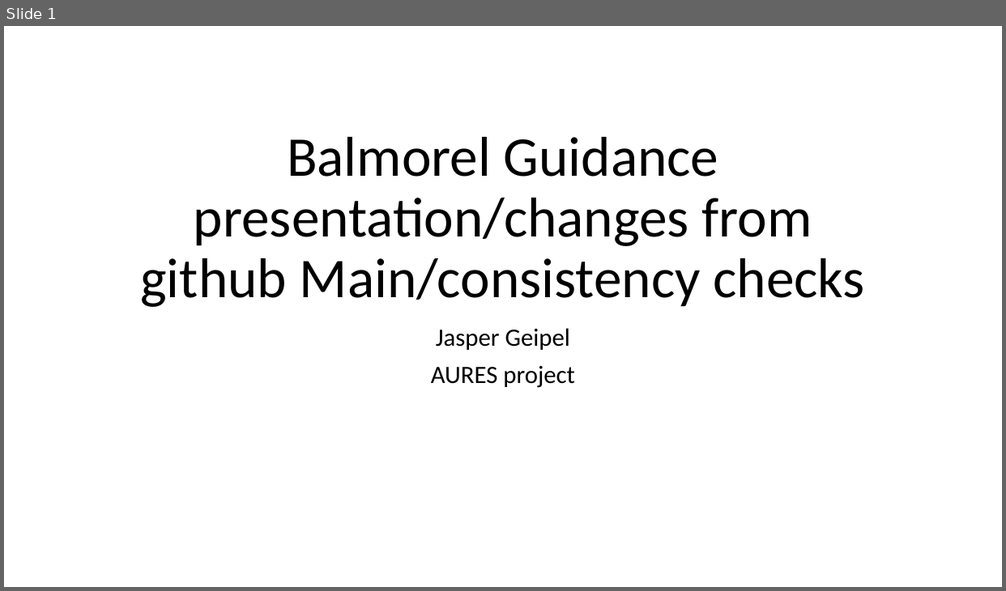
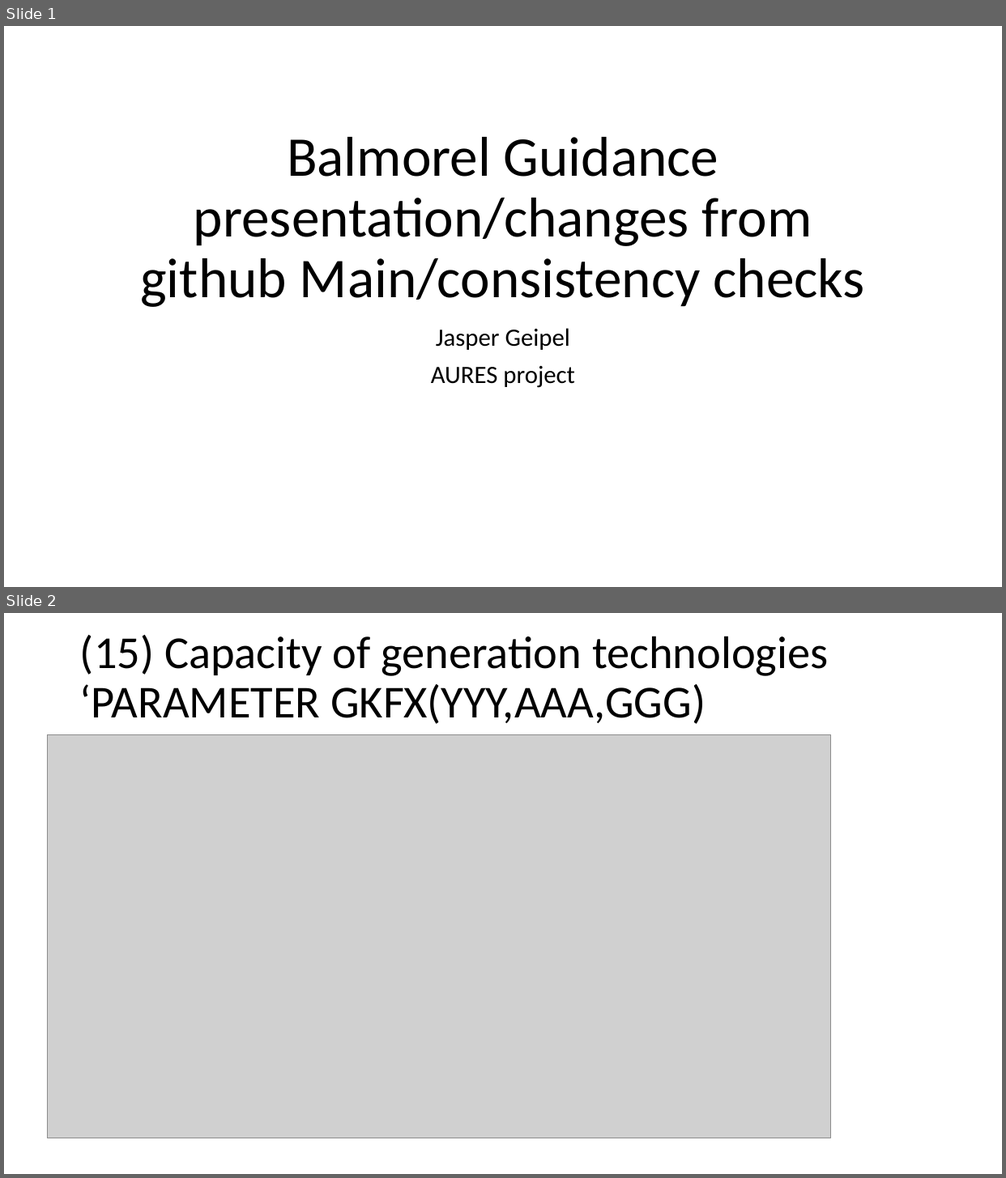
Before and after one commit to EEG-policy-modelling/EEG-Balmorel, a slide deck: Balmorel_guidance.pptx. Shown one above the other, each under a label of ours: slide 1 before the commit, slides 1 and 2 after it. The pictures are 1006x591 and 1006x1178 pixels, drawn with LibreOffice and Linux fonts; fonts in the diff are those of the drawing; grey boxes stand for pictures. Boxes give left, top, right and bottom in pixels: in the first picture for what was removed or moved away, otherwise in the second. Text is boxed around its words. In the diff, an @@ line names an element or a change of style, - is before the commit and + after.

```diff
--- a/Balmorel_guidance.pptx
+++ b/Balmorel_guidance.pptx
@@ slide 2 added at (4, 613, 1002, 1174), background #FFFFFF @@
@@ title added at (80, 635, 828, 724), 44 pt, text #000000 @@
+(15) Capacity of generation technologies ‘PARAMETER GKFX(YYY,AAA,GGG)
@@ picture added at (48, 735, 831, 1138) @@
```
Also in this commit, not shown: 5 slides changed, 3 other slides added, 1 slide removed, 4 other files.
